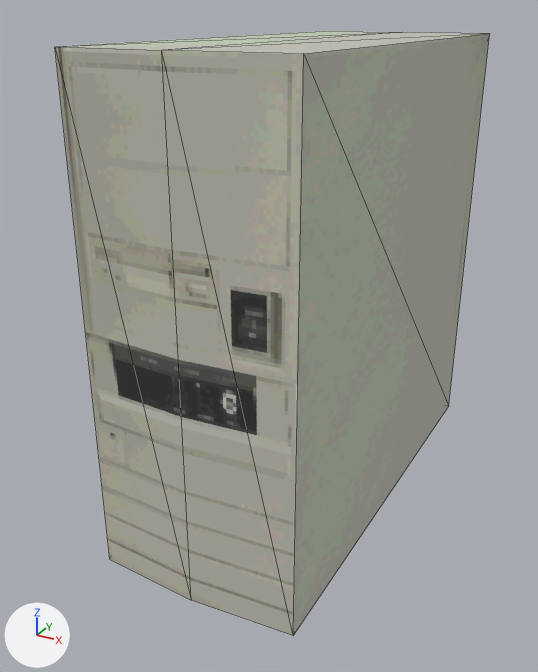
Two versions of the glTF model models/objects/enviroments/05/05_computer_tower_destructible.glb, one commit apart.
One viewpoint serves both versions: a 50 mm lens placed at (0.411, -0.86, 0.642), pointed at (-0.034, -0.052, 0.238). Lighting does not change. The marker at lower left points along +X, +Y and +Z. The older version comes first. Mesh edges are drawn as thin lines. Vertices at exactly the same position are counted once.

Names of what the first picture shows: 'computer_tower'.
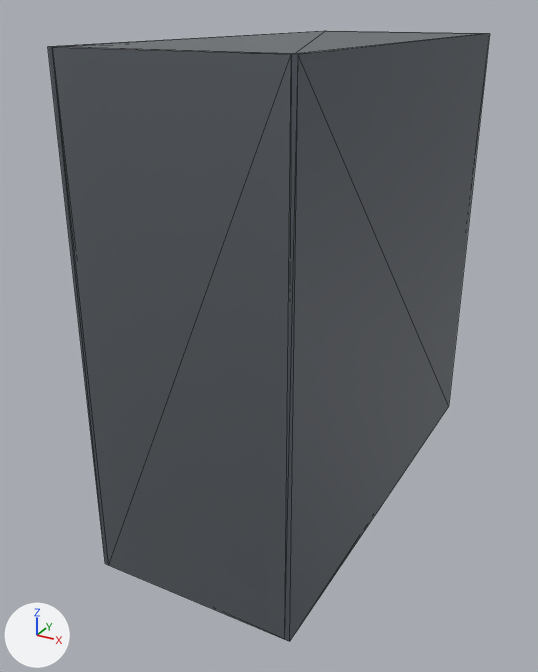
What the commit changed:
Material 'Matte_Graphite_Polymer' (mat_matte_graphite_polymer) is new.
Its base color is (0.085, 0.1, 0.12) (dark grey #525961).
Its roughness is 0.55.
Material 'Satin_Graphite_Metal' (mat_satin_graphite_metal) is new.
Its base color is (0.16, 0.18, 0.2) (grey #6f767c).
Its metallic is 0.55.
Its roughness is 0.42.
me_cube_003 is used by ob_computer_tower; parent ob_intact; location (0.0, 0.0, 0.0).
me_cube_003 had 12 vertices, 20 faces and spanned x -0.131..0.131, y -0.305..0.305, z 0.0..0.609.
me_cube_003 no longer uses material mat_computer (picture img_computer).
me_cube_003 now has 56 vertices, 108 faces and spans x -0.131..0.131, y -0.305..0.305, z -0.305..0.305.
me_cube_003 part 1: the whole mesh is rebuilt.
me_cube_003 gains material mat_matte_graphite_polymer (dark grey #525961).
me_cube_003 gains material mat_satin_graphite_metal (grey #6f767c).
Object 'computer_tower' (ob_computer_tower) moves from (0.0, 0.0, 0.0) to (0.0, 0.0, 0.305).

Changed parts and their boxes [x1, y1, x2, y2] in the pictures (538 x 672 px):
'computer_tower', reshaped, moved, recoloured (darker): before [55, 31, 490, 636]; after [48, 31, 490, 642]
